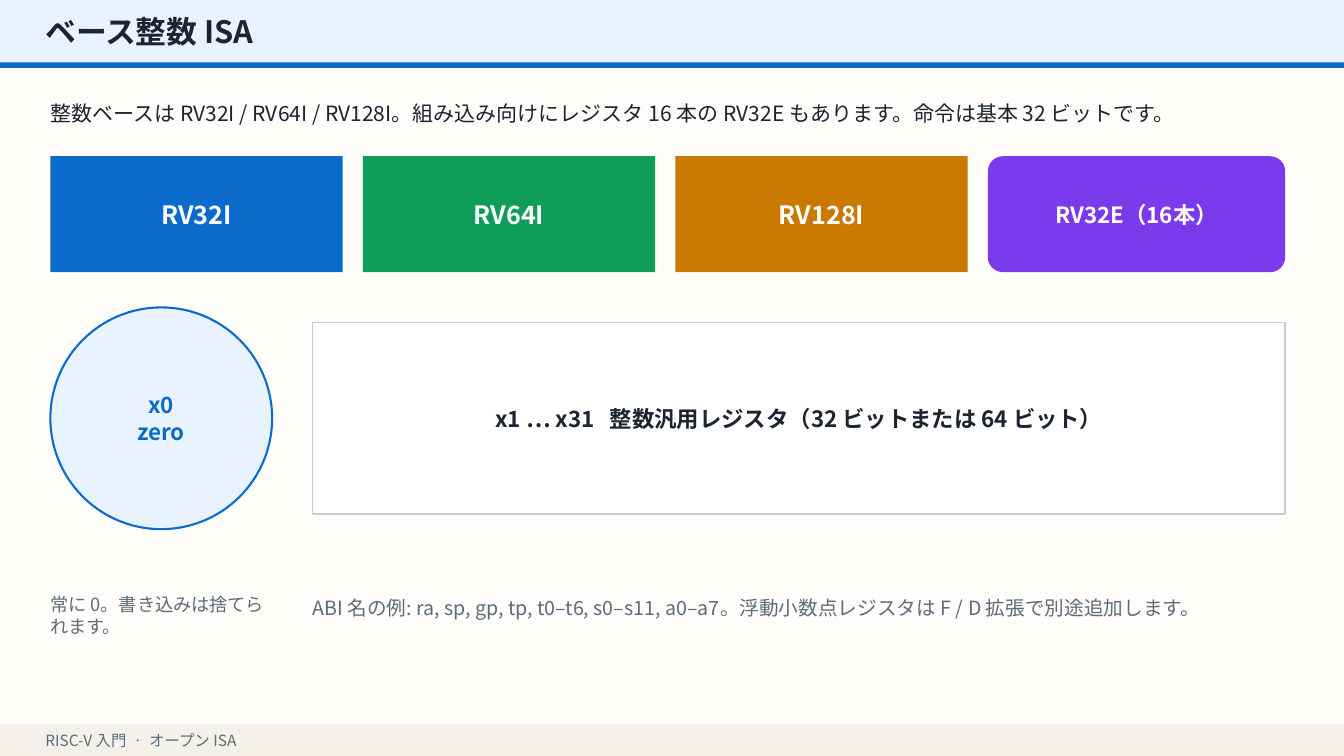
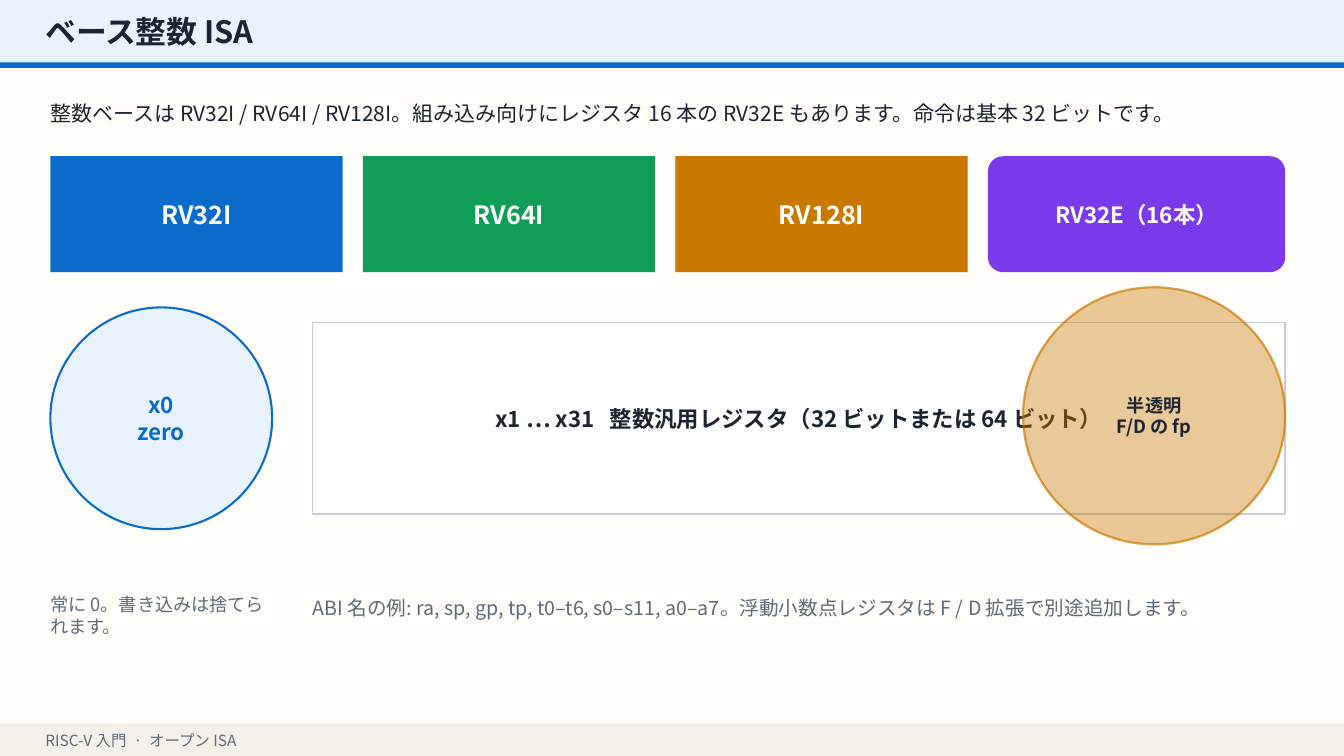
Before and after one commit to shotaminato/create-slides, a slide deck: slide 4 of examples/sample-deck.pptx. Drawn at 1344x756 pixels with LibreOffice and Linux fonts; fonts in the diff are those of the drawing. Boxes give left, top, right and bottom in pixels: in the first picture for what was removed or moved away, otherwise in the second. Text is boxed around its words. In the diff, an @@ line names an element or a change of style, - is before the commit and + after.

```diff
--- a/examples/sample-deck.pptx
+++ b/examples/sample-deck.pptx
@@ ellipse added at (x1=1023, y1=287, x2=1286, y2=544), fill #C97800 at 40% opacity, outline #C97800 1.6 pt, 13 pt, text #1B2430, bold @@
+半透明
+F/D の fp
```
